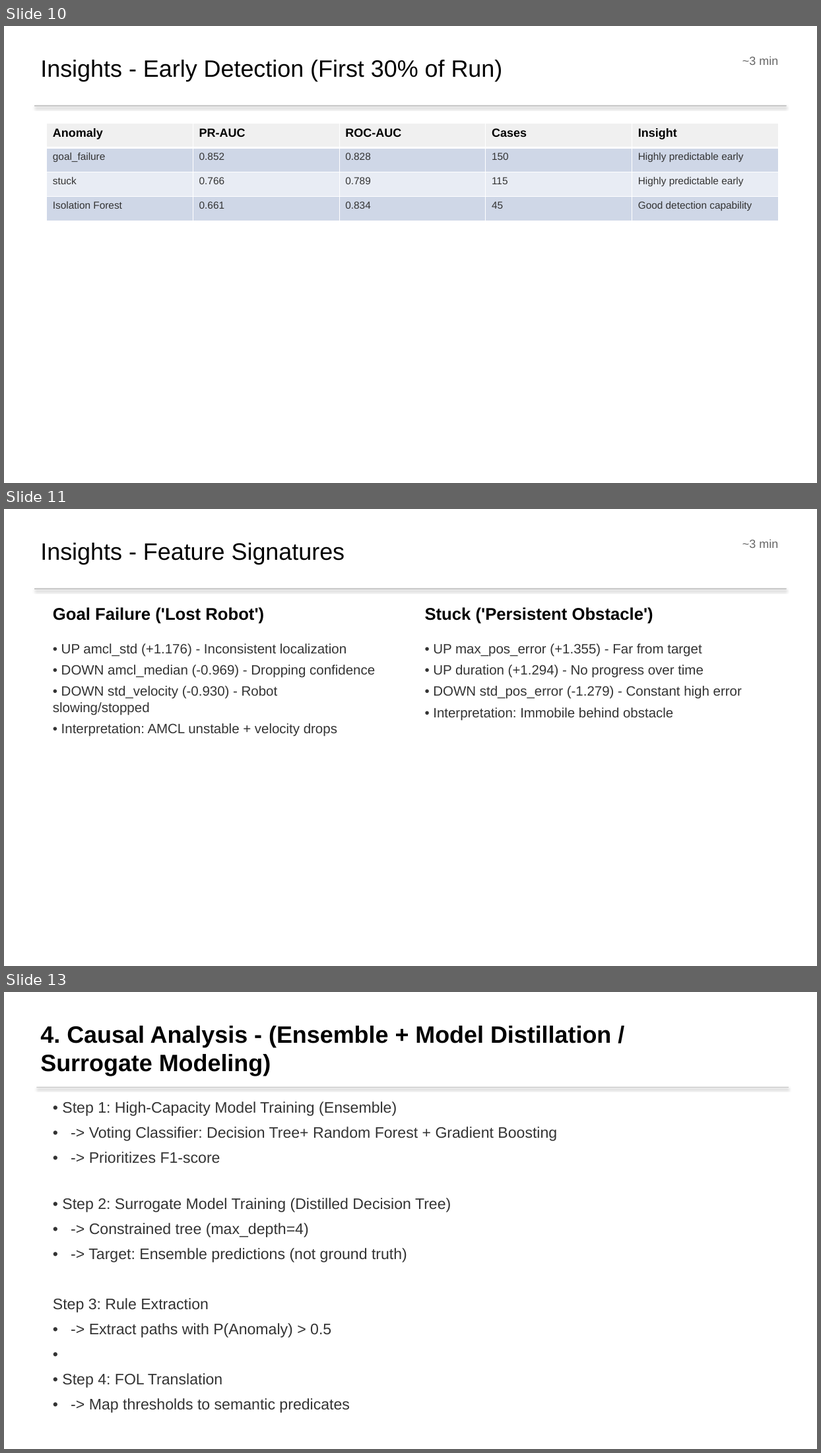
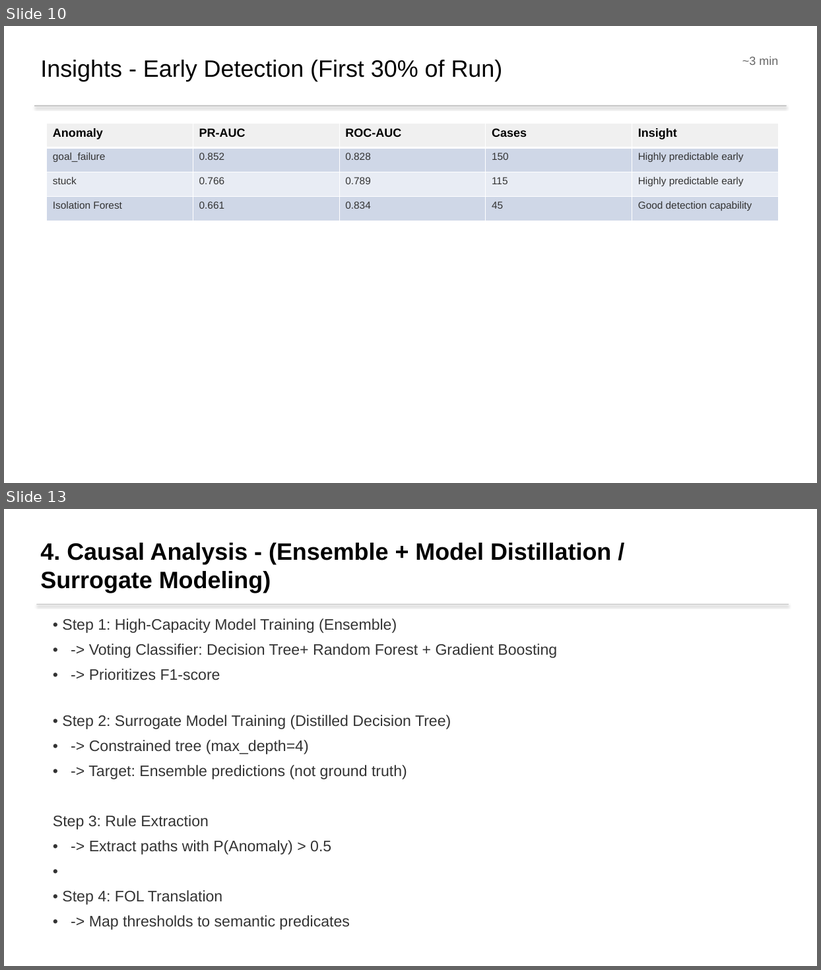
Before and after one commit to nasimpc/Robot-Navigation-Anomaly-Detection-and-Causal-Analysis, a slide deck: assignment3/Team2_Presentation.pptx. Shown one above the other, each under a label of ours: slides 10, 11 and 13 before the commit, slides 10 and 13 after it; the slides between them are not shown. The pictures are 821x1453 and 821x970 pixels, drawn with LibreOffice and Linux fonts; fonts in the diff are those of the drawing. Boxes give left, top, right and bottom in pixels: in the first picture for what was removed or moved away, otherwise in the second. Text is boxed around its words. In the diff, an @@ line names an element or a change of style, - is before the commit and + after.

```diff
--- a/assignment3/Team2_Presentation.pptx
+++ b/assignment3/Team2_Presentation.pptx
@@ slide 11 removed at [4,509,817,966], background #FFFFFF @@
@@ text removed at [40,543,345,564] @@
-Insights - Feature Signatures
@@ text removed at [743,539,778,548] @@
-~3 min
@@ rectangle removed at [34,588,787,590] @@
@@ text removed at [53,607,264,624] @@
-Goal Failure ('Lost Robot')
@@ text removed at [425,607,653,624] @@
-Stuck ('Persistent Obstacle')
@@ text removed at [53,644,375,737] @@
-• UP amcl_std (+1.176) - Inconsistent localization
-• DOWN amcl_median (-0.969) - Dropping confidence
-• DOWN std_velocity (-0.930) - Robot slowing/stopped
-• Interpretation: AMCL unstable + velocity drops
@@ text removed at [433,644,742,721] @@
-• UP max_pos_error (+1.355) - Far from target
-• UP duration (+1.294) - No progress over time
-• DOWN std_pos_error (-1.279) - Constant high error
-• Interpretation: Immobile behind obstacle
```
Also in this commit, not shown: 2 slides changed, 2 slides added, 1 other slide removed, 1 other file.
